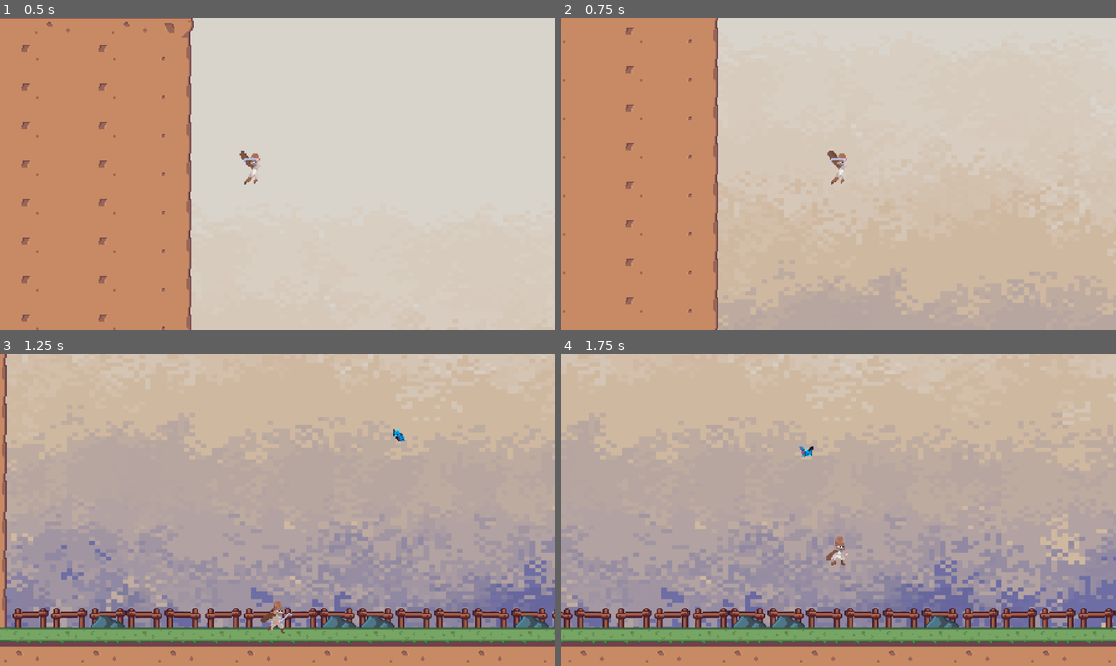
Above: before the commit, frames 1-4 (two rows, left to right).
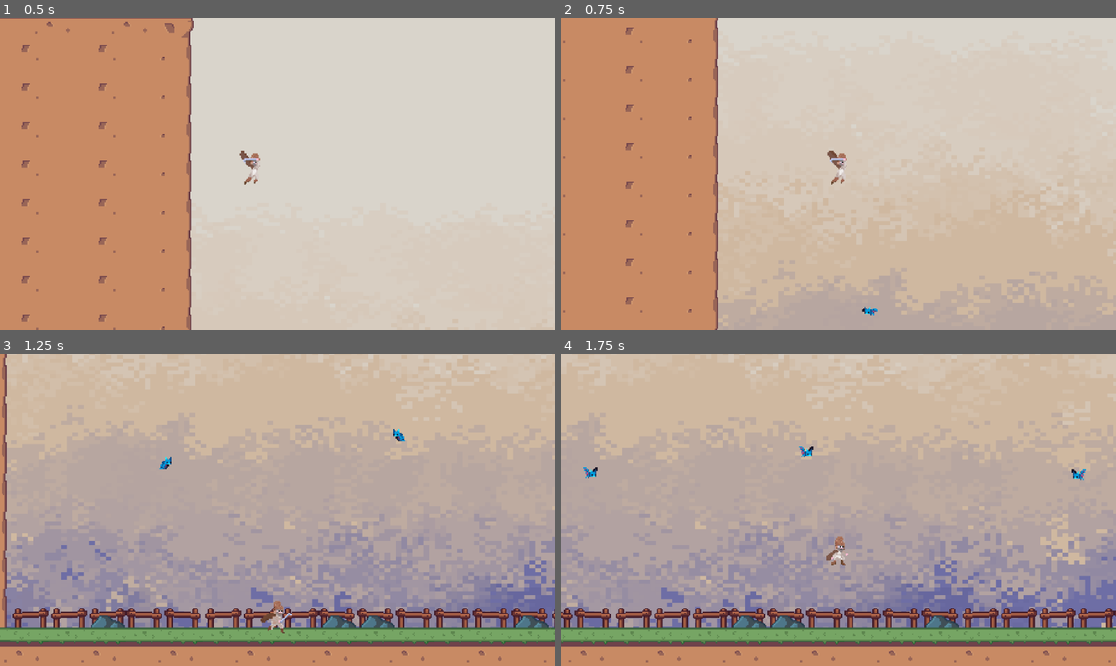
Above: after the commit, the same moments.

Repository: undeadskeleton/devworm_project
Game: Godot game, scene res://scene/stage_lvl.tscn
The game is run twice, just before and just after one commit, with the same random seed, the same clock (stepped at 60 frames per second) and the same inputs.
Inputs:
- Up to frame 1 (0.5 s): no input
- Up to frame 2 (0.75 s): hold D (right) from 0.53 s (still down)
- Up to frame 3 (1.25 s): keep holding D (right); tap Space (jump) at 0.77 s
- Up to frame 4 (1.75 s): keep holding D (right); tap Space (jump) at 1.52 s

Frame 1 is identical in both runs. In frame 2, less than 0.1% of the frame differs, in the area x 54-58%, y 92-96%; in frame 3, less than 0.1%; in frame 4, 0.1%, in the area x 4-95%, y 36-41%.

Commit message:
updated stageLvl scene
added bat_enemy to stageLvl and fixed the bat touching the ground

Diff:
--- a/scene/bat_enemy.tscn
+++ b/scene/bat_enemy.tscn
@@ -180,6 +180,8 @@
 radius = 7.0
 
 [node name="batEnemy" type="CharacterBody2D"]
+collision_layer = 2
+collision_mask = 2
 script = ExtResource("1_utwro")
 
 [node name="AnimatedSprite2D" type="AnimatedSprite2D" parent="."]
--- a/scene/stage_lvl.tscn
+++ b/scene/stage_lvl.tscn
@@ -78,3 +78,19 @@
 
 [node name="batEnemy" parent="." instance=ExtResource("5_86mxp")]
 position = Vector2(544, 394)
+
+[node name="batcollision" type="StaticBody2D" parent="."]
+collision_layer = 2
+collision_mask = 2
+
+[node name="CollisionPolygon2D" type="CollisionPolygon2D" parent="batcollision"]
+polygon = PackedVector2Array(-1, -2, 80, 2, 93, 44, 95, 516, 541, 513, 876, 509, 1500, 508, 1497, 345, 1496, 37, 1485, -3, 1097, -1, 607, 2, 344, 1, 94, -3, 79, -66, 1650, -67, 1657, 397, 1645, 612, 22, 620)
+
+[node name="batEnemy3" parent="." instance=ExtResource("5_86mxp")]
+position = Vector2(321, 425)
+
+[node name="batEnemy2" parent="." instance=ExtResource("5_86mxp")]
+position = Vector2(787, 422)
+
+[node name="batEnemy4" parent="." instance=ExtResource("5_86mxp")]
+position = Vector2(1133, 416)
--- a/scripts/bat_enemy.gd
+++ b/scripts/bat_enemy.gd
@@ -23,7 +23,7 @@
 	move_and_slide()
 
 func _on_timer_timeout():
-	$Timer.wait_time = chose ([1.0,1.5,2.0])
+	$Timer.wait_time = chose ([0.3,0.5])
 	if !is_bat_chase:
 		dir = chose([Vector2.RIGHT, Vector2.LEFT, Vector2.UP, Vector2.DOWN])
 
